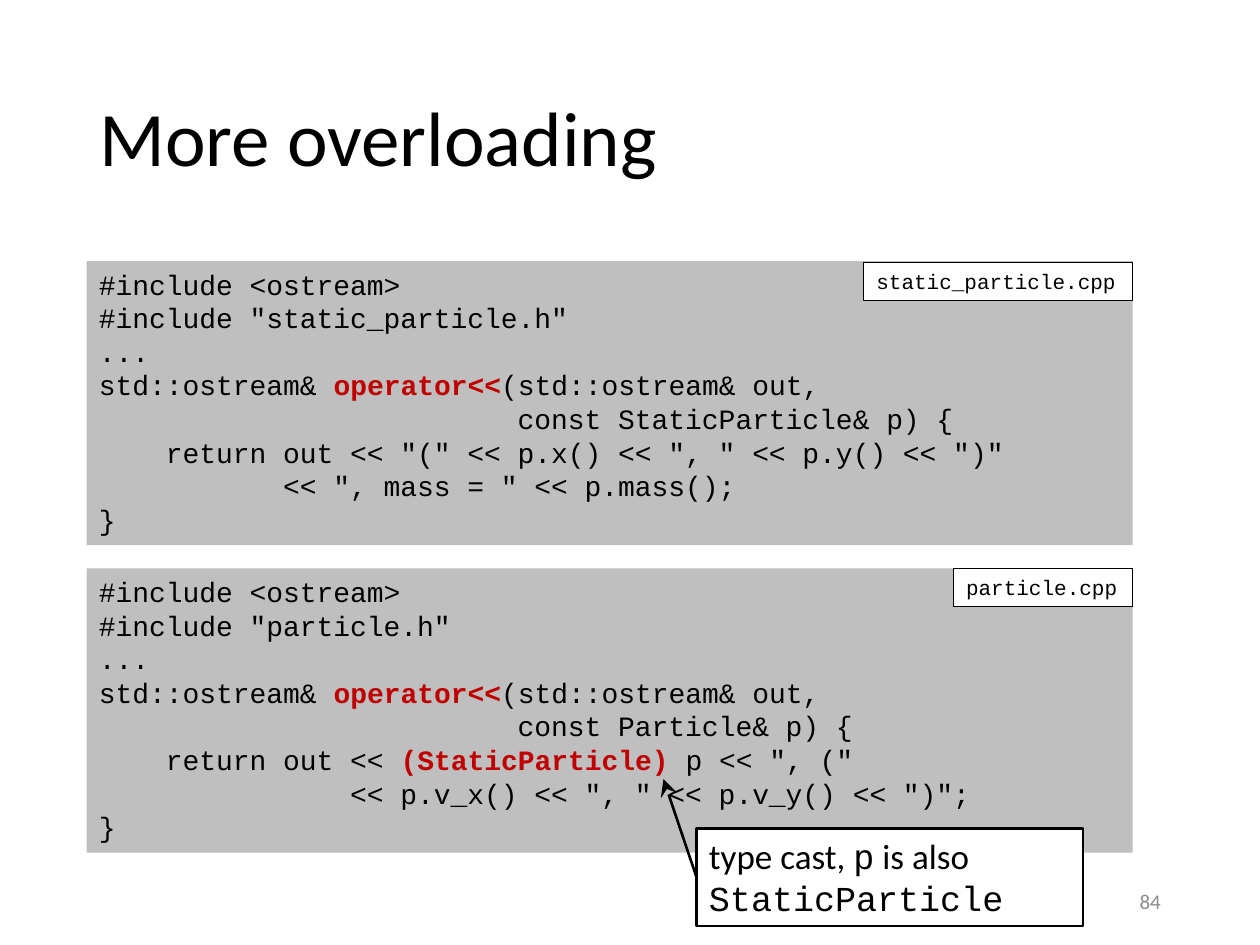
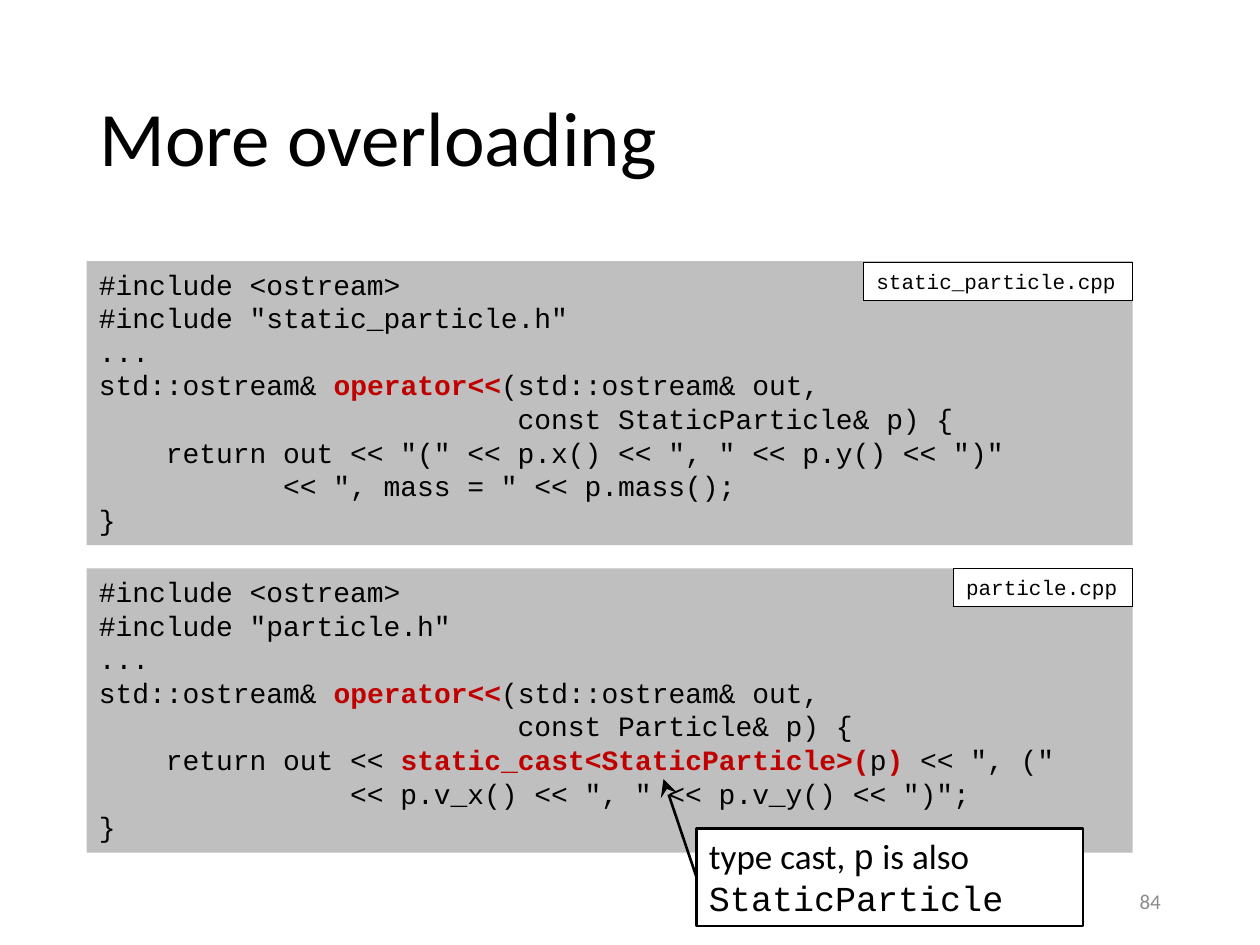
Before and after one commit to gjbex/training-material, a slide deck: slide 84 of CPlusPlus/scientific_cpp.pptx. Drawn at 1260x945 pixels with LibreOffice and Linux fonts; fonts in the diff are those of the drawing. Boxes give left, top, right and bottom in pixels: in the first picture for what was removed or moved away, otherwise in the second. Text is boxed around its words. In the diff, an @@ line names an element or a change of style, - is before the commit and + after.

Commit message:
Change C-style cast to static cast

```diff
--- a/CPlusPlus/scientific_cpp.pptx
+++ b/CPlusPlus/scientific_cpp.pptx
@@ text in rectangle at (166, 750, 904, 776): text changed; text colour #000000 to #C00000; bold on @@
-return out << (StaticParticle) p << ", ("
+return out << static_cast<StaticParticle>(p) << ", ("
```
